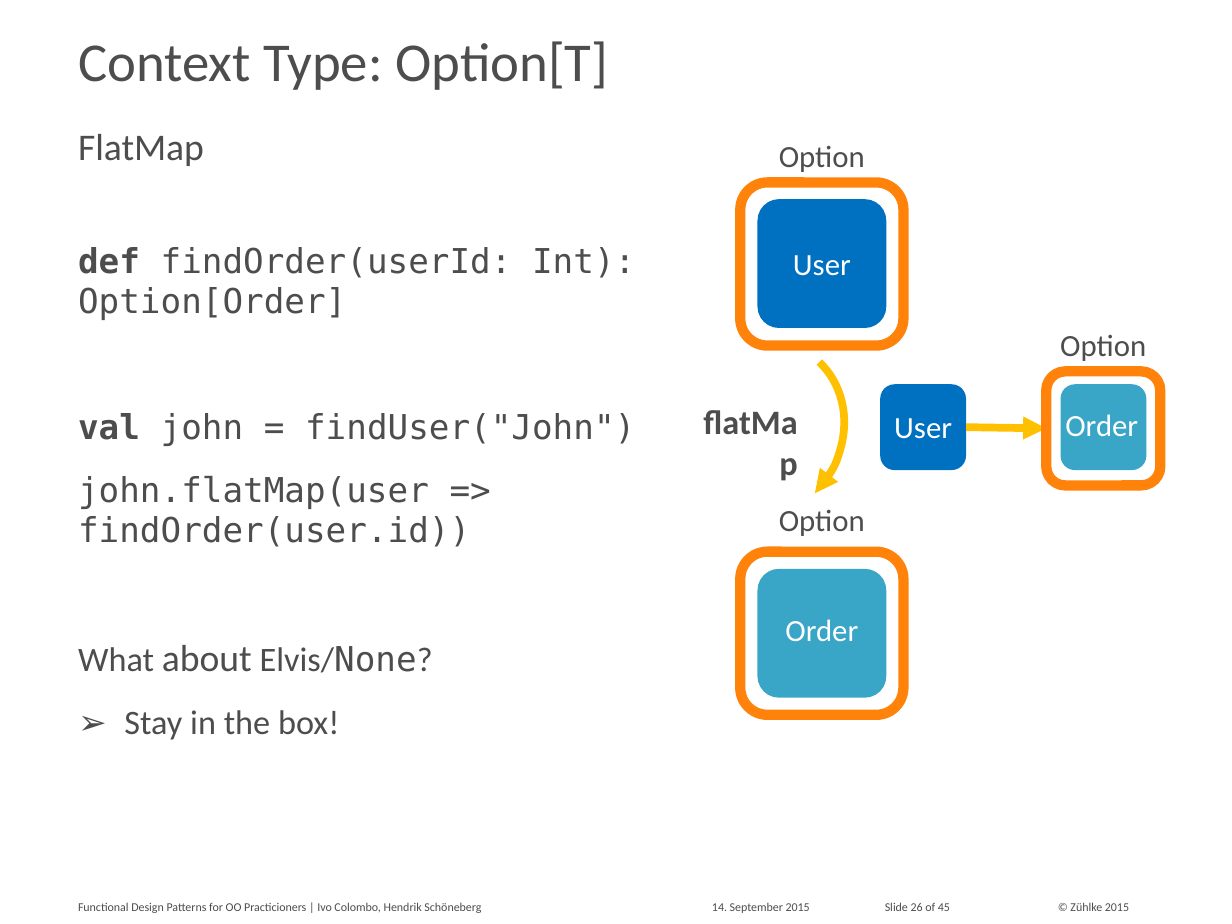
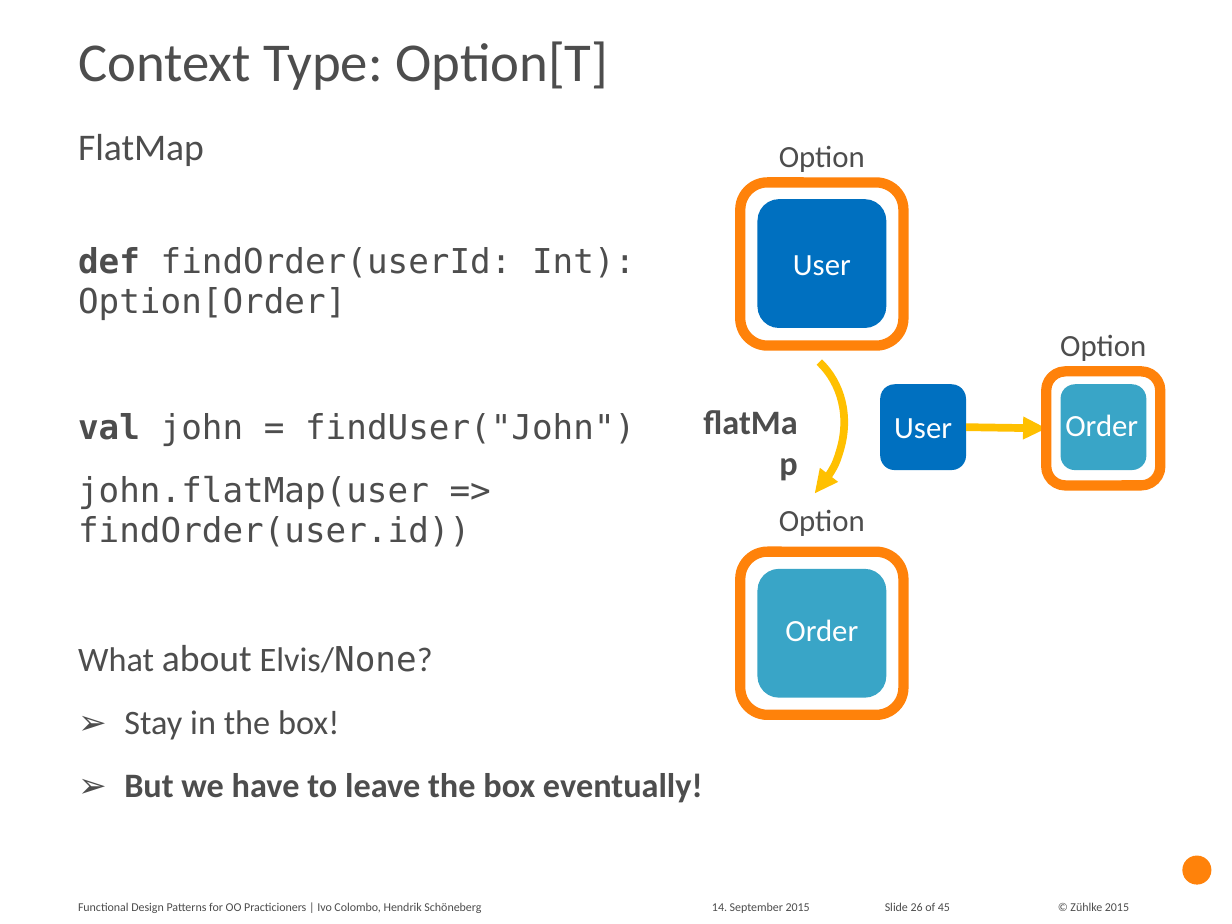
Before and after one commit to aax/zdays-fp-patterns, a slide deck: slide 26 of Functional Design Patterns for OO Practitioners.pptx. Drawn at 1232x924 pixels with LibreOffice and Linux fonts; fonts in the diff are those of the drawing. Boxes give left, top, right and bottom in pixels: in the first picture for what was removed or moved away, otherwise in the second. Text is boxed around its words. In the diff, an @@ line names an element or a change of style, - is before the commit and + after.

```diff
--- a/Functional Design Patterns for OO Practitioners.pptx
+++ b/Functional Design Patterns for OO Practitioners.pptx
@@ text at (124, 773, 703, 803): paragraph added @@
+➢ But we have to leave the box eventually!
@@ ellipse added at (1183, 855, 1212, 885), fill #FF820A @@
```
Also in this commit, not shown: 20 other slides changed, 1 other file.
